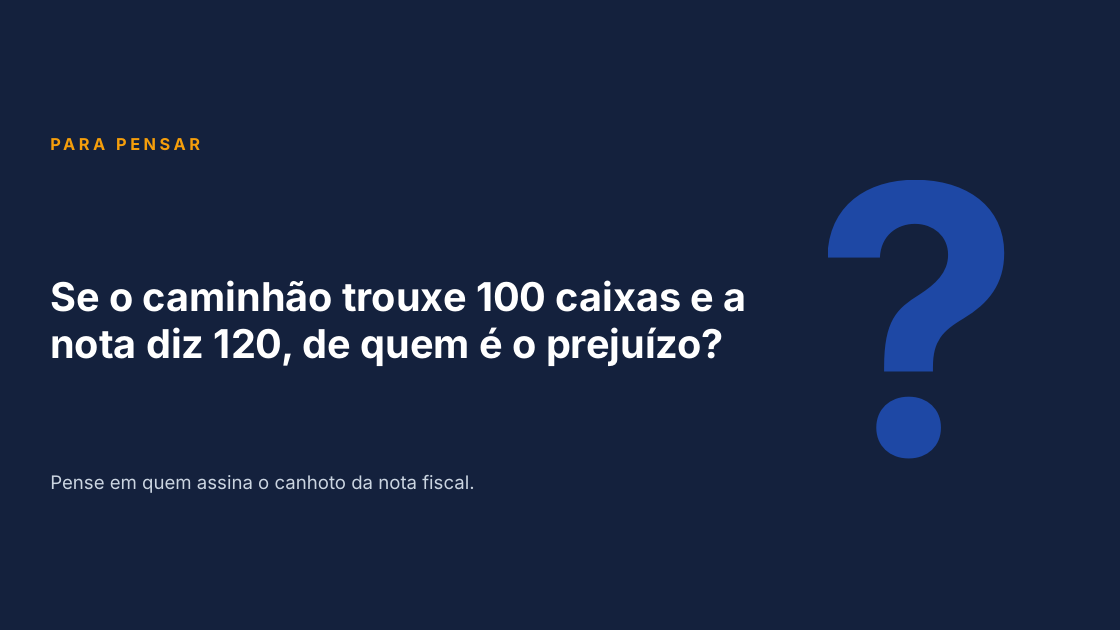
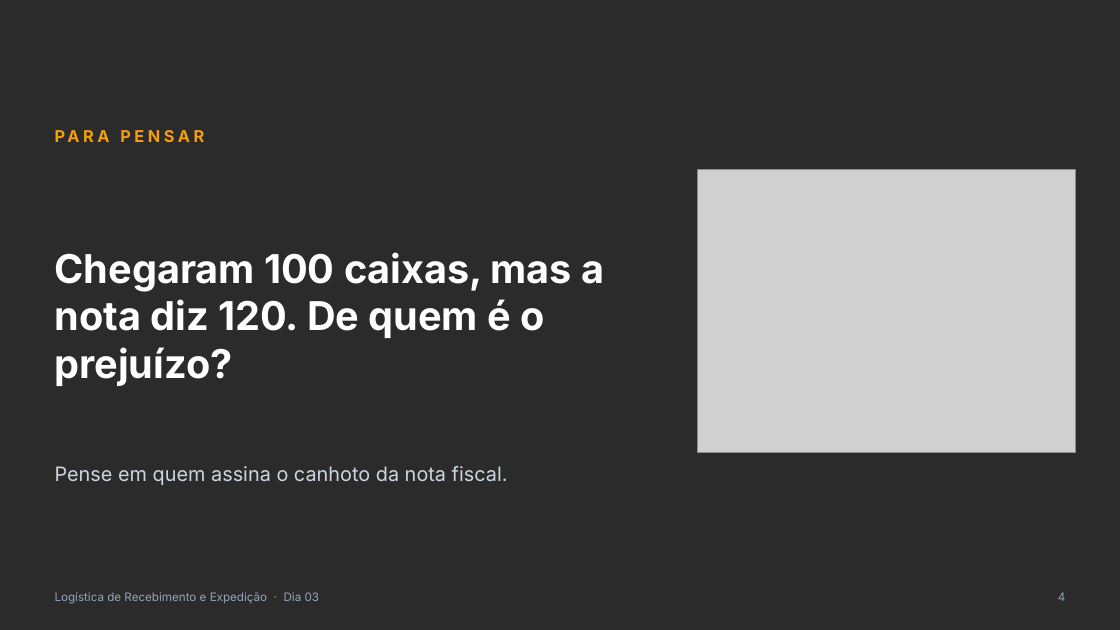
Before and after one commit to marcusvalerio/GeraMaterial, a slide deck: slide 4 of skill/gera-slides/exemplos/Dia 03 - Conferência.pptx. Drawn at 1120x630 pixels with LibreOffice and Linux fonts; fonts in the diff are those of the drawing; grey boxes stand for pictures; background and template pictures are left out; a plain dark background stands for a picture behind light text. Boxes give left, top, right and bottom in pixels: in the first picture for what was removed or moved away, otherwise in the second. Text is boxed around its words. In the diff, an @@ line names an element or a change of style, - is before the commit and + after.

```diff
--- a/skill/gera-slides/exemplos/Dia 03 - Conferência.pptx
+++ b/skill/gera-slides/exemplos/Dia 03 - Conferência.pptx
@@ background #14213D to picture (left out) @@
@@ text removed at (767,34,1070,580) @@
-?
@@ text "PARA PENSAR" rewrapped from (50,134,723,168) to (55,126,676,160) @@
@@ picture added at (697,169,1075,453) @@
@@ text at (55,252,604,386): text changed @@
-Se o caminhão trouxe 100 caixas e a nota diz 120, de quem é o prejuízo?
+Chegaram 100 caixas, mas a nota diz 120. De quem é o prejuízo?
@@ text "Pense em quem assina o ...": place and size @@
-text "Pense em quem assina o ..." at (50,475,474,493)
+text "Pense em quem assina o ..." at (55,466,508,485)
@@ text "Pense em quem assina o ..." at (55,466,508,485): size 16 to 17 pt @@
@@ text added at (55,592,320,604), 10 pt, text #94A3B8 @@
+Logística de Recebimento e Expedição · Dia 03
@@ text added at (1058,592,1066,601), 10 pt, text #94A3B8 @@
+4
```
Also in this commit, not shown: 11 other slides changed, 4 slides added, 5 other files.
